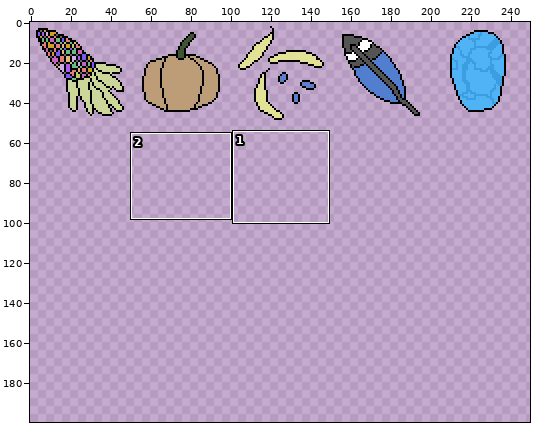
File history of a sprite sheet, www/assets/sheet5.png. Above, an overview of the earlier version with the close-up marked.
Close-up. Old version:
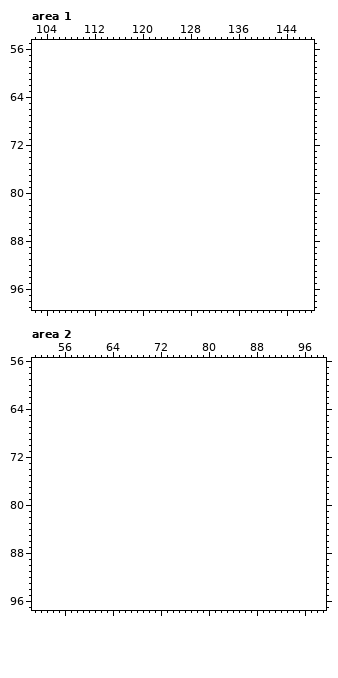
The file is 250x50 pixels. Shown: area 1: x 102..148, y 55..99; area 2: x 51..99, y 56..97. The old version is drawn lined up with the new one, on the new canvas. The commit also changed other parts of the picture, which this record leaves out.
After:
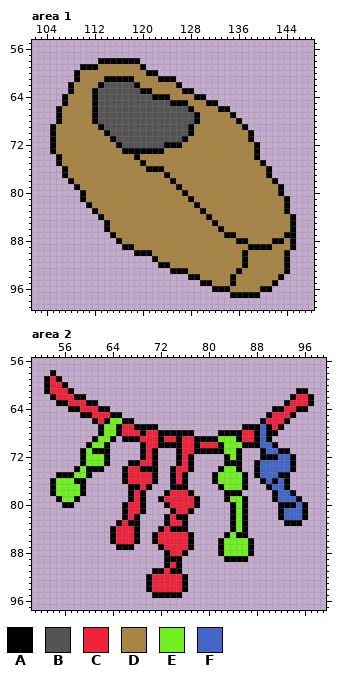
Palette (. is transparent): A #000000  B #545454  C #f0233d  D #a88544  E #71f022  F #4466c9
Difference:
canvas 250x50 -> 250x200
Changed rows in their new state; - is an unchanged pixel.
Area 1:
first column x 105:
 58 --------AAAAAAA--------------------------
 59 -----AAADDDDDDDA-------------------------
 60 ----ADDDDDDDDDDDAA-----------------------
 61 ----ADDDDAAAAADDDDAAA--------------------
 62 ---ADDDDABBBBBADDDDDDA-------------------
 63 ---ADDDABBBBBBBAADDDDDAA-----------------
 64 --ADDDDABBBBBBBBBAAADDDDAA---------------
 65 --ADDDDABBBBBBBBBBBBAAADDDAA-------------
 66 -ADDDDDABBBBBBBBBBBBBBBADDDDAA-----------
 67 -ADDDDDABBBBBBBBBBBBBBBBADDDDDA----------
 68 -ADDDDDABBBBBBBBBBBBBBBBADDDDDDA---------
 69 ADDDDDDDABBBBBBBBBBBBBBADDDDDDDDA--------
 70 ADDDDDDDDABBBBBBBBBBBBBADDDDDDDDDA-------
 71 ADDDDDDDDDABBBBBBBBBBBADDDDDDDDDDA-------
 72 ADDDDDDDDDDABBBBBBBAAADDDDDDDDDDDDA------
 73 ADDDDDDDDDDDAAAAAAADDDDDDDDDDDDDDDA------
 74 -ADDDDDDDDDDDDADDDDDDDDDDDDDDDDDDDA------
 75 -ADDDDDDDDDDDDDADDDDDDDDDDDDDDDDDDDA-----
 76 --ADDDDDDDDDDDDDAAADDDDDDDDDDDDDDDDDA----
 77 --ADDDDDDDDDDDDDDDDADDDDDDDDDDDDDDDDA----
 78 ---ADDDDDDDDDDDDDDDDADDDDDDDDDDDDDDDDA---
 79 ----ADDDDDDDDDDDDDDDDADDDDDDDDDDDDDDDDA--
 80 -----ADDDDDDDDDDDDDDDDADDDDDDDDDDDDDDDA--
 81 -----ADDDDDDDDDDDDDDDDDADDDDDDDDDDDDDDDA-
 82 ------ADDDDDDDDDDDDDDDDDADDDDDDDDDDDDDDA-
 83 -------ADDDDDDDDDDDDDDDDDADDDDDDDDDDDDDA-
 84 --------ADDDDDDDDDDDDDDDDDADDDDDDDDDDDDDA
 85 ---------ADDDDDDDDDDDDDDDDDADDDDDDDDDDDDA
 86 ---------ADDDDDDDDDDDDDDDDDDADDDDDDDDDDDA
 87 ----------ADDDDDDDDDDDDDDDDDDAADDDDDDDDAA
 88 -----------ADDDDDDDDDDDDDDDDDDDAADDDDAADA
 89 ------------AADDDDDDDDDDDDDDDDDDDAAAADDDA
 90 --------------AAADDDDDDDDDDDDDDDADDDDDDA-
 91 -----------------ADDDDDDDDDDDDDDADDDDDDA-
 92 ------------------AADDDDDDDDDDDDADDDDDDA-
 93 --------------------AAADDDDDDDDADDDDDDDA-
 94 -----------------------AADDDDDADDDDDDDA--
 95 -------------------------AADDDADDDDDDA---
 96 ---------------------------AAADDDDDAA----
 97 ------------------------------AAAAA------
Area 2:
first column x 53:
58 -A-------------------------------------------
59 ACA------------------------------------------
60 ACCA-----------------------------------------
61 ACCCA-------------------------------------AA-
62 -ACCCAA----------------------------------ACCA
63 --AACCCAA-------------------------------ACCCA
64 ----AACCCAA---------------------------AACCAA-
65 ------AACCCAA------------------------ACCCA---
66 --------ACAEEAA---------------------ACCCA----
67 ---------AEEACCAAAA--------------AAAFACA-----
68 ---------AEEACCCACCAAAAAA----AAAACCAFAA------
69 --------AEEA-AAACCCACCACCAAAAEEEACCAFA-------
70 -------AEEA-----ACCAAAACCACCCAEEEAAAFFA------
71 ------AEAAA-----ACA---ACCAAAAAEEA---AFFAA----
72 ------AEEEA-----ACA---ACA-----AEA---AAAFFA---
73 ------AEEEA---AACCA---ACA-----AAA--AFFFFFA---
74 -----AEAAA---ACCAAA--ACCA----AEEA--AFFFFFA---
75 --AAAEEA-----ACCCCA--ACA----AEEEEA-AFFFAA----
76 -AEEEAA------ACCCCA--ACA----AEEEEA--AFAFA----
77 -AEEEEA-------AACA---AAA-----AEEEA---AFFA----
78 -AEEEEA-------ACA---ACCCA-----AAA-----AFFA---
79 --AEEA--------ACA--ACCCCCA----AEEA----AFFFA--
80 ---AA--------ACCA---ACCCCA-----AEA-----AAAFA-
81 -------------ACCA----ACCA------AEA-----AFFFA-
82 -------------ACA----ACAA-------AEA-----AFFFA-
83 ------------ACAA----ACCA-------AEA------AAA--
84 -----------ACCCA---ACAAA-------AEA-----------
85 -----------ACCCA--ACCCCCA-----AEAA-----------
86 -----------ACCCA--ACCCCCA----AEEEEA----------
87 ------------AAA----ACCCCA----AEEEEA----------
88 --------------------ACCA-----AEEEEA----------
89 --------------------AAA-------AAAA-----------
90 --------------------ACA----------------------
91 ------------------AACAA----------------------
92 -----------------ACCCCCA---------------------
93 -----------------ACCCCCA---------------------
94 -----------------ACCCCCA---------------------
95 ------------------AAAAA----------------------
